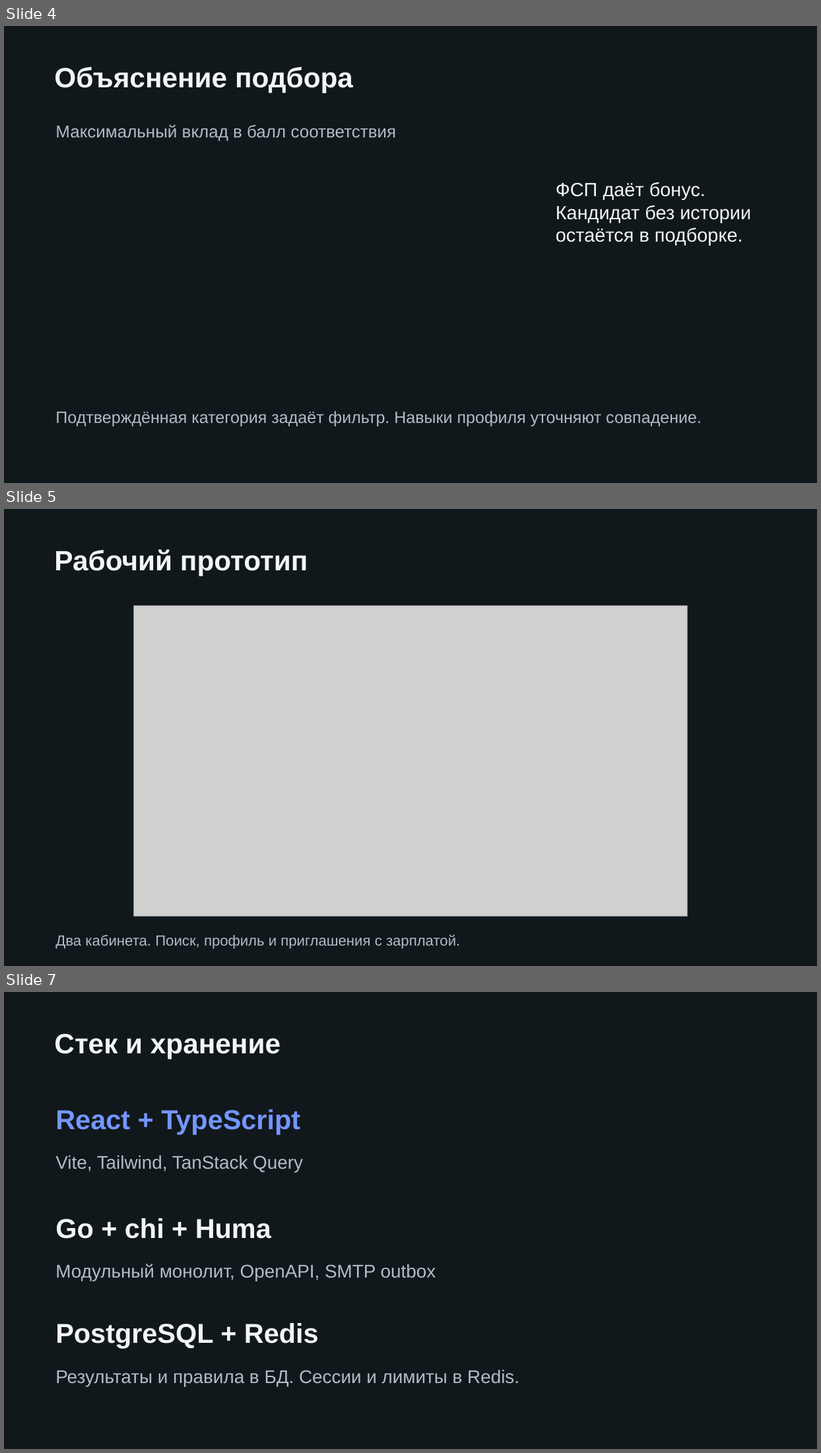
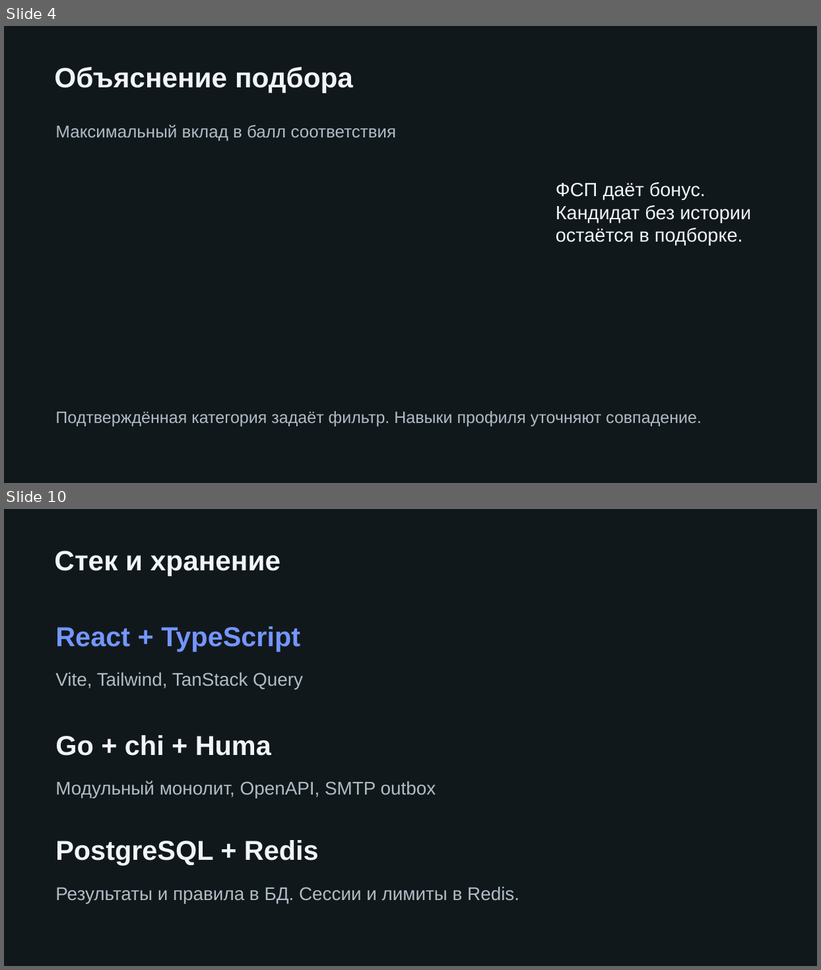
Before and after one commit to Swek09/lct-fcp-2026, a slide deck: docs/delivery/fsp-career.pptx. Shown one above the other, each under a label of ours: slides 4, 5 and 7 before the commit, slides 4 and 10 after it; the slides between them are not shown. The pictures are 821x1453 and 821x970 pixels, drawn with LibreOffice and Linux fonts; fonts in the diff are those of the drawing; grey boxes stand for pictures. Boxes give left, top, right and bottom in pixels: in the first picture for what was removed or moved away, otherwise in the second. Text is boxed around its words. In the diff, an @@ line names an element or a change of style, - is before the commit and + after.

```diff
--- a/docs/delivery/fsp-career.pptx
+++ b/docs/delivery/fsp-career.pptx
@@ slide 5 removed at bbox=[4, 509, 817, 966], background #11181C @@
@@ text removed at bbox=[54, 549, 308, 576] @@
-Рабочий прототип
@@ picture removed at bbox=[134, 605, 687, 916] @@
@@ text removed at bbox=[55, 935, 460, 949] @@
-Два кабинета. Поиск, профиль и приглашения с зарплатой.
@@ what was slide 7 is now slide 10 @@
```
Also in this commit, not shown: 1 slide changed, 4 slides added, 48 other files.
